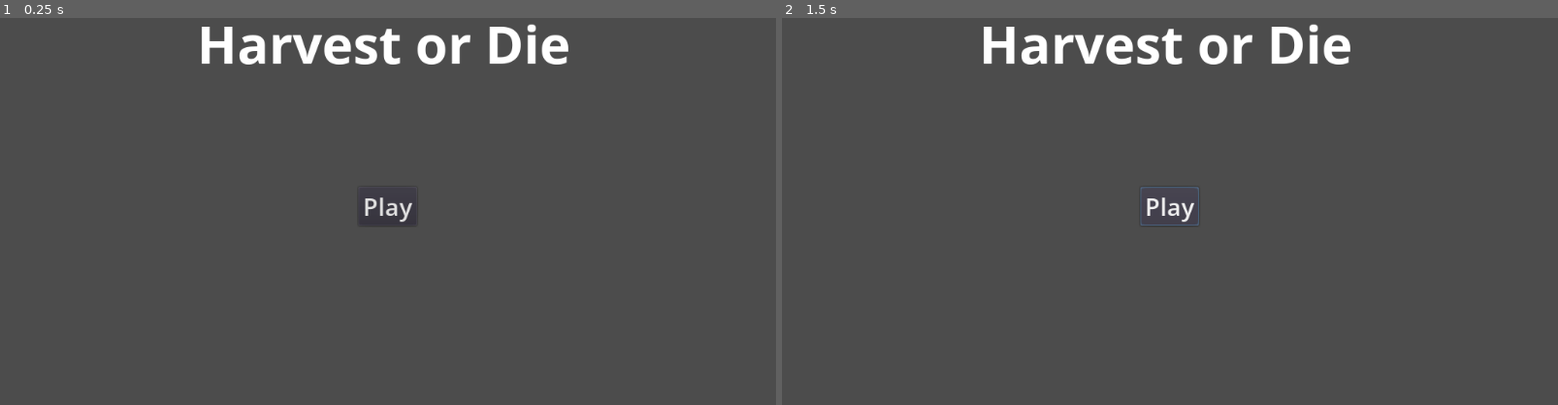
Above: before the commit, frames 1-2 (left to right).
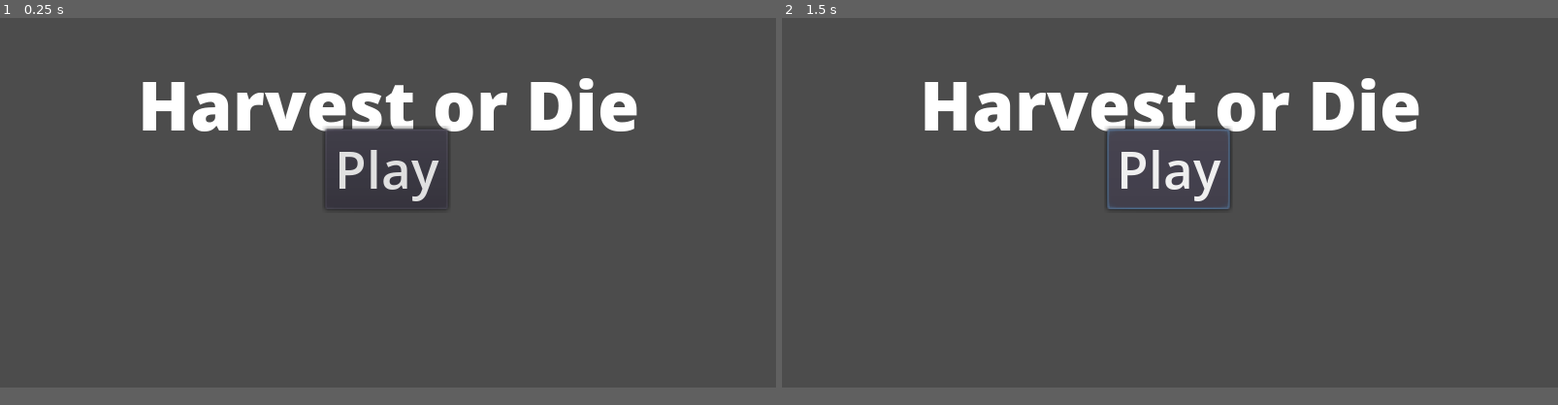
Above: after the commit, the same moments.

Repository: HarvestOrDie/harvestordie-2d
Game: Godot game, scene res://scenes/MainScreen.tscn
The game is run twice, just before and just after one commit, with the same random seed, the same clock (stepped at 60 frames per second) and the same inputs. Before the commit the project has no main scene; this scene is started directly in both runs.
Inputs:
- Up to frame 1 (0.25 s): no input
- Up to frame 2 (1.5 s): click "Play" at 0.5 s; click "Play" at 1.25 s
In our replay, the window is 800x468 before the commit and 800x450 after it. These sizes can differ from the game's own. Grey fills any space a smaller window leaves; there, only what the larger window draws over its background counts as a difference.

The runs differ from the first frame. In frame 1, 6.7% of the frame differs, in the area x 18-83%, y 1-54%; in frame 2, 7.0%.

Commit message:
Added basic character and movement system

Diff:
--- a/extra/fonts/Title_OpenSans-69.tres
+++ /dev/null
@@ -1,7 +0,0 @@
-[gd_resource type="DynamicFont" load_steps=2 format=2]
-
-[ext_resource path="res://extra/fonts/opensans/OpenSans-Bold.ttf" type="DynamicFontData" id=1]
-
-[resource]
-size = 69
-font_data = ExtResource( 1 )
--- a/project.godot
+++ b/project.godot
@@ -16,13 +16,16 @@
 [application]
 
 config/name="Harvest or Die"
+run/main_scene="res://scenes/MainScreen.tscn"
 config/icon="res://icon.png"
 
 [display]
 
-window/size/resizable=false
-window/size/test_width=1024
-window/size/test_height=600
+window/size/width=480
+window/size/height=270
+window/size/test_width=1280
+window/size/test_height=720
+window/stretch/mode="2d"
 
 [rendering]
 
--- a/scenes/MainScreen.tscn
+++ b/scenes/MainScreen.tscn
@@ -1,51 +1,46 @@
-[gd_scene load_steps=4 format=2]
+[gd_scene load_steps=5 format=2]
 
-[ext_resource path="res://extra/fonts/Title_OpenSans-69.tres" type="DynamicFont" id=1]
+[ext_resource path="res://extra/fonts/opensans/OpenSans-ExtraBold.ttf" type="DynamicFontData" id=1]
 [ext_resource path="res://extra/fonts/opensans/OpenSans-SemiBold.ttf" type="DynamicFontData" id=2]
+
+[sub_resource type="DynamicFont" id=2]
+size = 42
+font_data = ExtResource( 1 )
 
 [sub_resource type="DynamicFont" id=1]
 size = 32
 font_data = ExtResource( 2 )
 
-[node name="Control" type="Control"]
+[node name="Main" type="Control"]
 anchor_right = 1.0
 anchor_bottom = 1.0
 
-[node name="Container-Title" type="HBoxContainer" parent="."]
-anchor_left = 0.5
+[node name="ContainerH" type="HBoxContainer" parent="."]
 anchor_top = 0.5
-anchor_right = 0.5
+anchor_right = 1.0
 anchor_bottom = 0.5
-margin_left = -421.0
-margin_top = -225.0
-margin_right = 411.0
-margin_bottom = -130.0
+margin_top = -69.0
+margin_bottom = -11.0
 alignment = 1
 
-[node name="Title" type="Label" parent="Container-Title"]
-margin_left = 169.0
-margin_right = 662.0
-margin_bottom = 95.0
-custom_fonts/font = ExtResource( 1 )
+[node name="HOD_Title" type="Label" parent="ContainerH"]
+margin_left = 84.0
+margin_right = 395.0
+margin_bottom = 58.0
+custom_fonts/font = SubResource( 2 )
 text = "Harvest or Die"
 align = 1
 valign = 1
 
 [node name="CenterContainer" type="CenterContainer" parent="."]
-anchor_left = 0.5
-anchor_top = 0.5
-anchor_right = 0.5
-anchor_bottom = 0.5
-margin_left = -254.0
-margin_top = -84.0
-margin_right = 254.0
-margin_bottom = 159.0
+anchor_right = 1.0
+anchor_bottom = 1.0
 
 [node name="PlayButton" type="Button" parent="CenterContainer"]
-margin_left = 215.0
-margin_top = 96.0
-margin_right = 292.0
-margin_bottom = 147.0
+margin_left = 201.0
+margin_top = 129.0
+margin_right = 278.0
+margin_bottom = 180.0
 size_flags_horizontal = 0
 size_flags_vertical = 0
 custom_fonts/font = SubResource( 1 )
